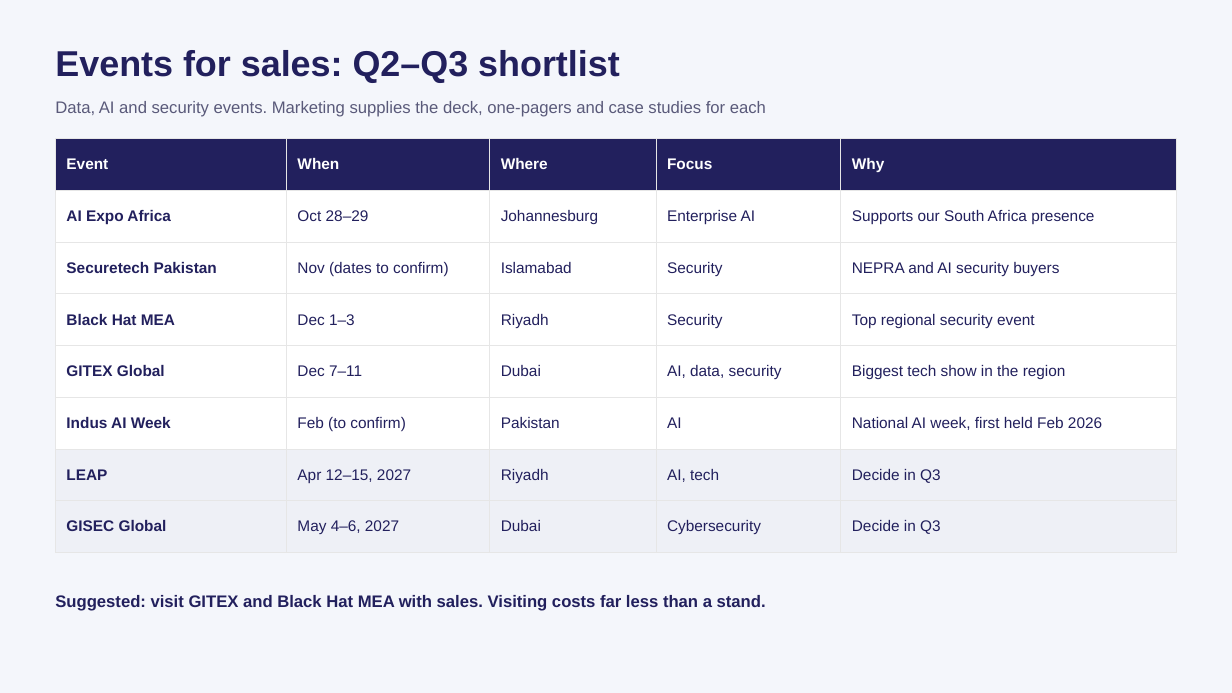
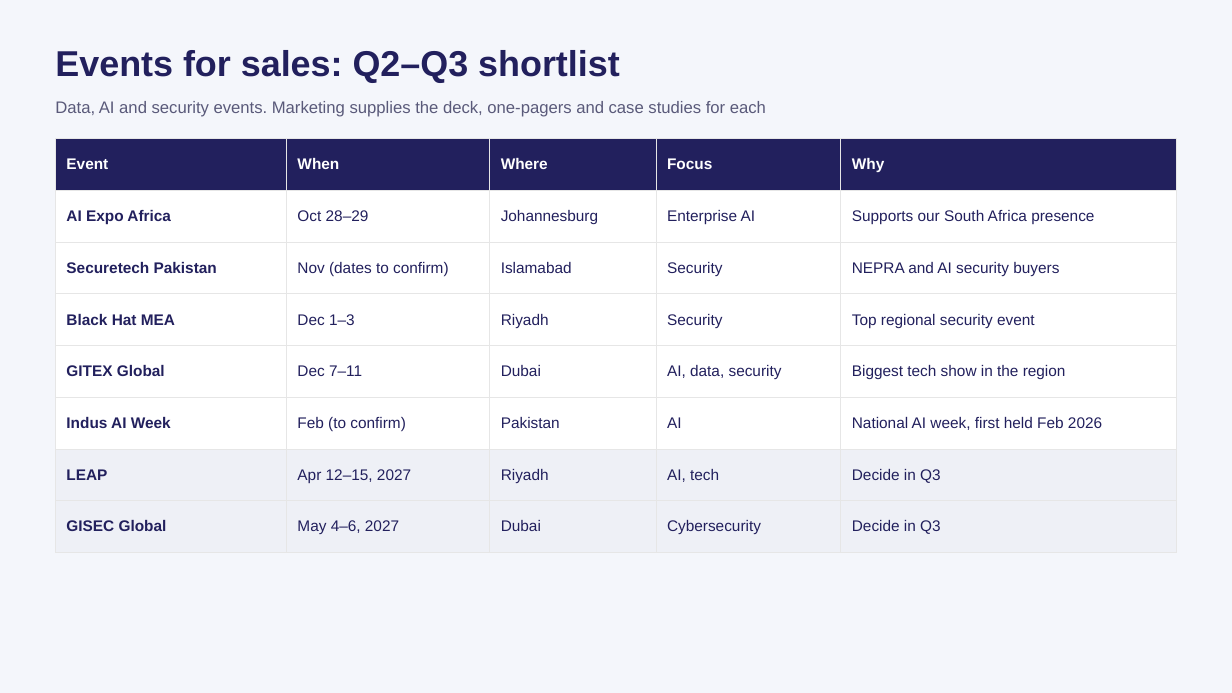
Before and after one commit to sqraza89-tech/repo, a slide deck: slide 5 of Notes/2026-09-24-xloop-marketing-q2-q3-v3.pptx (slide 6 before the commit). Drawn at 1232x693 pixels with LibreOffice and Linux fonts; fonts in the diff are those of the drawing. Boxes give left, top, right and bottom in pixels: in the first picture for what was removed or moved away, otherwise in the second. Text is boxed around its words. In the diff, an @@ line names an element or a change of style, - is before the commit and + after.

```diff
--- a/Notes/2026-09-24-xloop-marketing-q2-q3-v3.pptx
+++ b/Notes/2026-09-24-xloop-marketing-q2-q3-v3.pptx
@@ text removed at <box>55,595,766,611</box> @@
-Suggested: visit GITEX and Black Hat MEA with sales. Visiting costs far less than a stand.
```
Also in this commit, not shown: 5 other slides changed, 1 slide removed, 1 other file.
